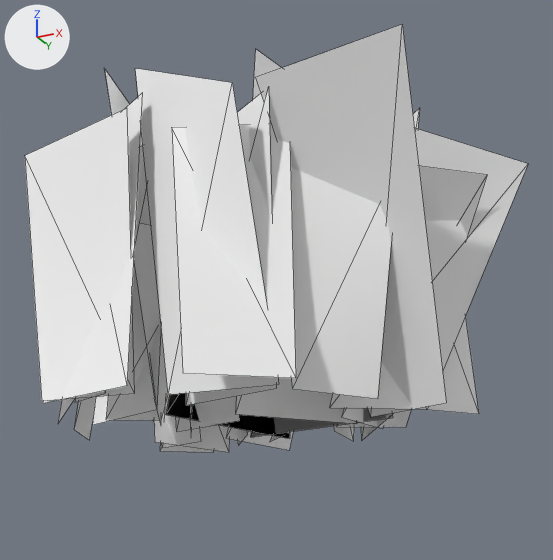
A saved change to the FBX model Assets/Art/CustomAssets/Grass Modif/GrassMod1.fbx.
One viewpoint serves both versions: a 50 mm camera at (0.254, -0.535, -0.122) aimed at (-0.021, 0.015, 0.126). The axes (+X, +Y, +Z) are drawn at upper left. The lights are the same throughout. Mesh edges are drawn as thin lines. Where no turn or scale is listed for an object, it has been applied to the vertices.

Objects in the first picture: 'Grass1'.
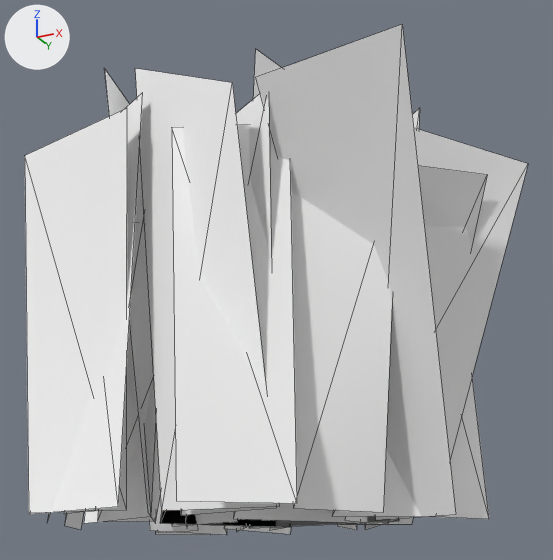
Where the change shows, as pixel boxes (x1, y1, x2, y2) in the pictures (553 x 560 px):
```json
{"object": "Grass1", "change": "reshaped", "before": [25, 24, 528, 453], "after": [25, 24, 528, 535], "on screen": "19% taller"}
```

Scene script edits in JSON lines:
```json
{"block": "me_mesh", "where": "me_mesh.from_pydata(...)  # 124 vertices, 62 faces; spans x -0.212..0.193, y -0.165..0.207, z -0.003..0.325"}
{"block": "me_mesh", "where": "# used by ob_grass1; location = (0.0, 0.0, 0.0)"}
{"block": "me_mesh", "change": "me_mesh part 1: all 59 vertices in x -0.201..0.133, y -0.152..0.131, z -0.003..0.009 are scaled about their middle by (1, 1, 1e-05), then moved by (0.0, 0.0, -0.078)"}
```
